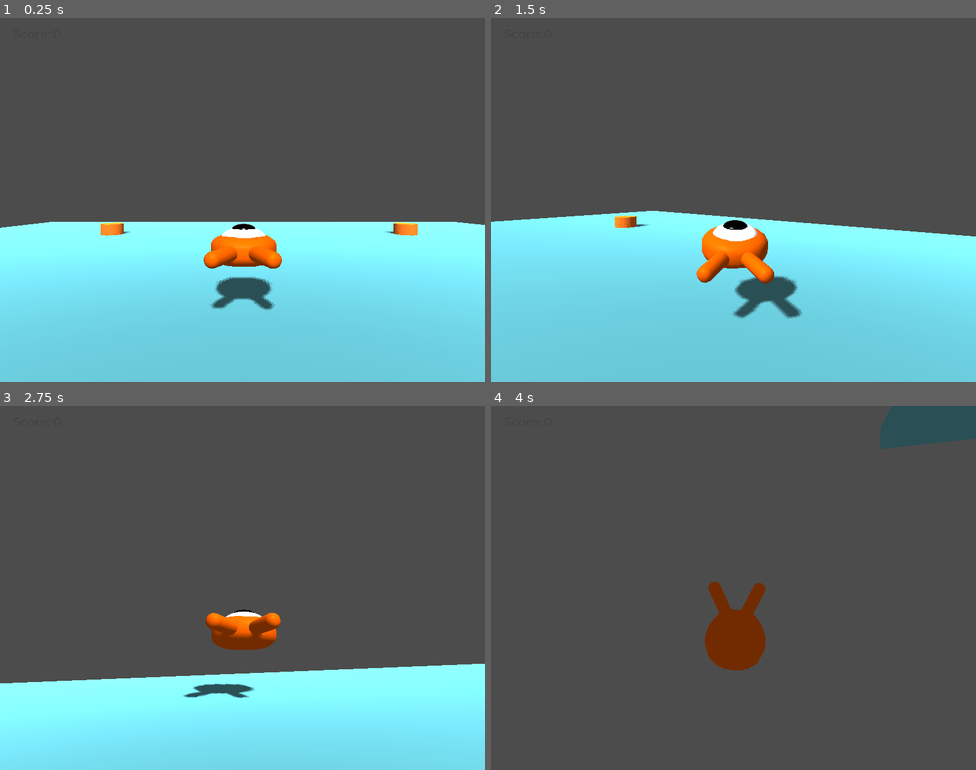
Above: before the commit, frames 1-4 (two rows, left to right).
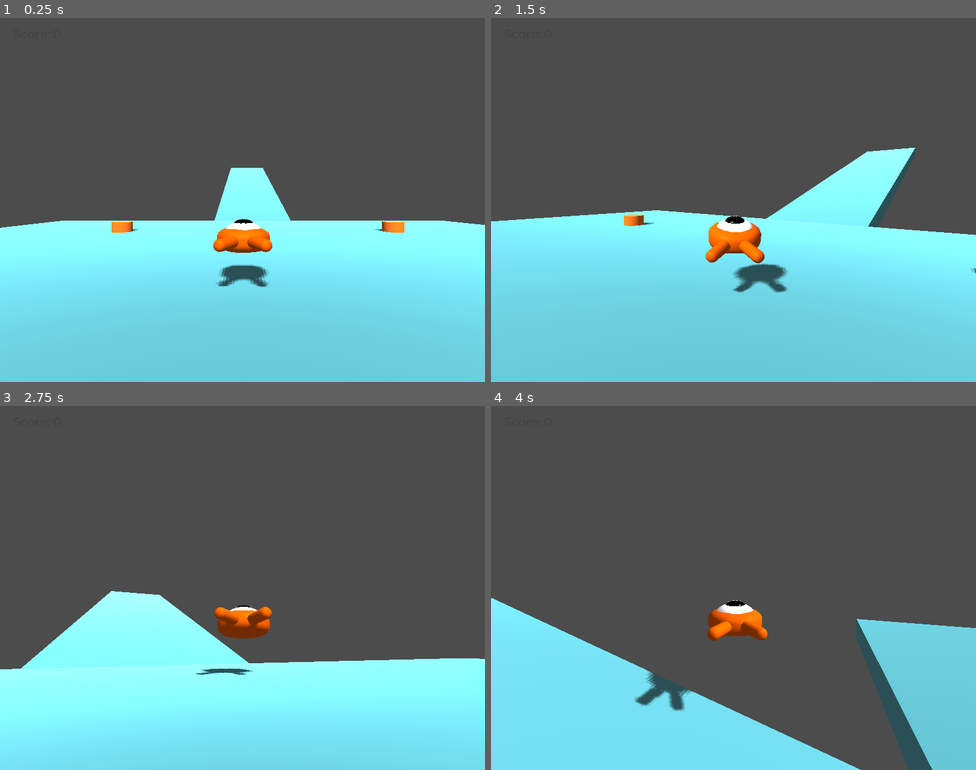
Above: after the commit, the same moments.

Repository: telmotrooper/squash-the-creeps
Game: Godot game, scene res://Main.tscn
The game is run twice, just before and just after one commit, with the same random seed, the same clock (stepped at 60 frames per second) and the same inputs.
Inputs (mouse positions are in pixels of both pictures, inside the frame that each line leads up to):
- Up to frame 1 (0.25 s): no input
- Up to frame 2 (1.5 s): tap Enter (ui_accept) at 0.5 s; move the mouse to (757, 200) at 0.52 s; hold Up (move_forward) from 0.53 s (still down); tap Space (jump) at 0.77 s; move the mouse to (709, 200) at 1.27 s
- Up to frame 3 (2.75 s): keep holding Up (move_forward); tap Space (jump) at 1.52 s; move the mouse to (252, 580) at 2.02 s
- Up to frame 4 (4 s): keep holding Up (move_forward); move the mouse to (728, 595) at 2.77 s; tap Space (jump) at 3.02, 3.77 s; move the mouse to (767, 591) at 3.52 s

The runs differ from the first frame. In frame 1, 4.7% of the frame differs, in the area x 11-93%, y 41-81%; in frame 2, 6.8%; in frame 3, 10%; in frame 4, 30%, in the area x 0-100%, y 0-100%.

Commit message:
Added a bridge of sorts

Diff:
--- a/3d-squash-the-creeps-custom/Camera.gd
+++ b/3d-squash-the-creeps-custom/Camera.gd
@@ -3,7 +3,7 @@
 var horizontal =  0
 var vertical = 0
 var v_min = -70 # Looking up
-var v_max = 20 # Look down
+var v_max = 15 # Look down
 var h_sensitivity = 0.1
 var v_sensitivity = 0.1
 var h_acceleration = 10
--- /dev/null
+++ b/3d-squash-the-creeps-custom/Cyan.tres
@@ -0,0 +1,4 @@
+[gd_resource type="SpatialMaterial" format=2]
+
+[resource]
+albedo_color = Color( 0.333333, 0.65098, 0.701961, 1 )
--- a/3d-squash-the-creeps-custom/Main.tscn
+++ b/3d-squash-the-creeps-custom/Main.tscn
@@ -6,15 +6,11 @@
 [ext_resource path="res://ScoreLabel.gd" type="Script" id=4]
 [ext_resource path="res://art/House In a Forest Loop.ogg" type="AudioStream" id=5]
 [ext_resource path="res://default_env.tres" type="Environment" id=6]
+[ext_resource path="res://ground_mesh.tres" type="CubeMesh" id=7]
+[ext_resource path="res://Cyan.tres" type="Material" id=8]
 
 [sub_resource type="BoxShape" id=1]
 extents = Vector3( 30, 1, 30 )
-
-[sub_resource type="CubeMesh" id=2]
-size = Vector3( 60, 2, 60 )
-
-[sub_resource type="SpatialMaterial" id=6]
-albedo_color = Color( 0.333333, 0.65098, 0.701961, 1 )
 
 [sub_resource type="CylinderMesh" id=3]
 
@@ -26,6 +22,8 @@
 "points": PoolVector3Array( 0, 0, 0, 0, 0, 0, -14.0931, 0, -15.9795, 0, 0, 0, 0, 0, 0, -14.0931, 0, 16.804, 0, 0, 0, 0, 0, 0, 13.8781, 0, 16.9544, 0, 0, 0, 0, 0, 0, 13.8781, 0, -15.9795, 0, 0, 0, 0, 0, 0, -14.0931, 0, -15.9795 ),
 "tilts": PoolRealArray( 0, 0, 0, 0, 0 )
 }
+
+[sub_resource type="BoxShape" id=7]
 
 [node name="Main" type="Node"]
 script = ExtResource( 2 )
@@ -39,8 +37,8 @@
 
 [node name="MeshInstance" type="MeshInstance" parent="Ground"]
 transform = Transform( 1, 0, 0, 0, 1, 0, 0, 0, 1, 0, -1, 0 )
-mesh = SubResource( 2 )
-material/0 = SubResource( 6 )
+mesh = ExtResource( 7 )
+material/0 = ExtResource( 8 )
 
 [node name="DirectionalLight" type="DirectionalLight" parent="."]
 transform = Transform( 1, 0, 0, 0, 0.707107, 0.707107, 0, -0.707107, 0.707107, 0, 40, 0 )
@@ -131,5 +129,17 @@
 [node name="WorldEnvironment" type="WorldEnvironment" parent="."]
 environment = ExtResource( 6 )
 
+[node name="StaticBody" type="StaticBody" parent="."]
+transform = Transform( 1, 0, 0, 0, 0.965926, -0.258819, 0, 0.258819, 0.965926, 0, 6.75822, -59 )
+
+[node name="CollisionShape" type="CollisionShape" parent="StaticBody"]
+transform = Transform( 6, 0, 0, 0, 1, 0, 0, 0, 29.9, 0, 0, 0 )
+shape = SubResource( 7 )
+
+[node name="MeshInstance" type="MeshInstance" parent="StaticBody"]
+transform = Transform( -0.2, 0, 0, 0, 1, 0, 0, 0, 1, 0, 0, 0 )
+mesh = ExtResource( 7 )
+material/0 = ExtResource( 8 )
+
 [connection signal="hit" from="Player" to="." method="_on_Player_hit"]
 [connection signal="timeout" from="MobTimer" to="." method="_on_MobTimer_timeout"]
--- a/3d-squash-the-creeps-custom/Player.tscn
+++ b/3d-squash-the-creeps-custom/Player.tscn
@@ -74,7 +74,7 @@
 [node name="Vertical" type="Spatial" parent="CameraPivot/Horizontal"]
 
 [node name="ClippedCamera" type="ClippedCamera" parent="CameraPivot/Horizontal/Vertical"]
-transform = Transform( 1, 0, 0, 0, 1, 0, 0, 0, 1, 0, 2, 8 )
+transform = Transform( 1, 0, 0, 0, 1, 0, 0, 0, 1, 0, 2, 10 )
 process_mode = 1
 
 [connection signal="body_entered" from="MobDetector" to="." method="_on_MobDetector_body_entered"]
--- /dev/null
+++ b/3d-squash-the-creeps-custom/ground_mesh.tres
@@ -0,0 +1,4 @@
+[gd_resource type="CubeMesh" format=2]
+
+[resource]
+size = Vector3( 60, 2, 60 )
Not shown: 1 places in 3d-squash-the-creeps-custom/Main.tscn that only renumber resources
Not shown, changed: 3d-squash-the-creeps-custom/export_presets.cfg
